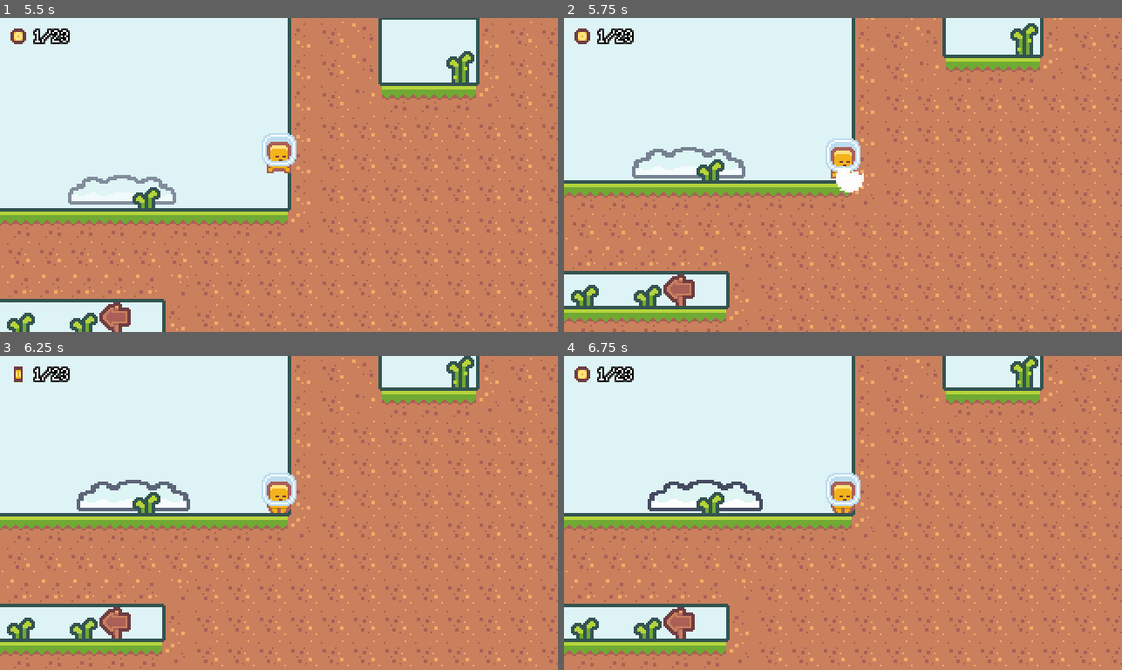
Above: before the commit, frames 1-4 (two rows, left to right).
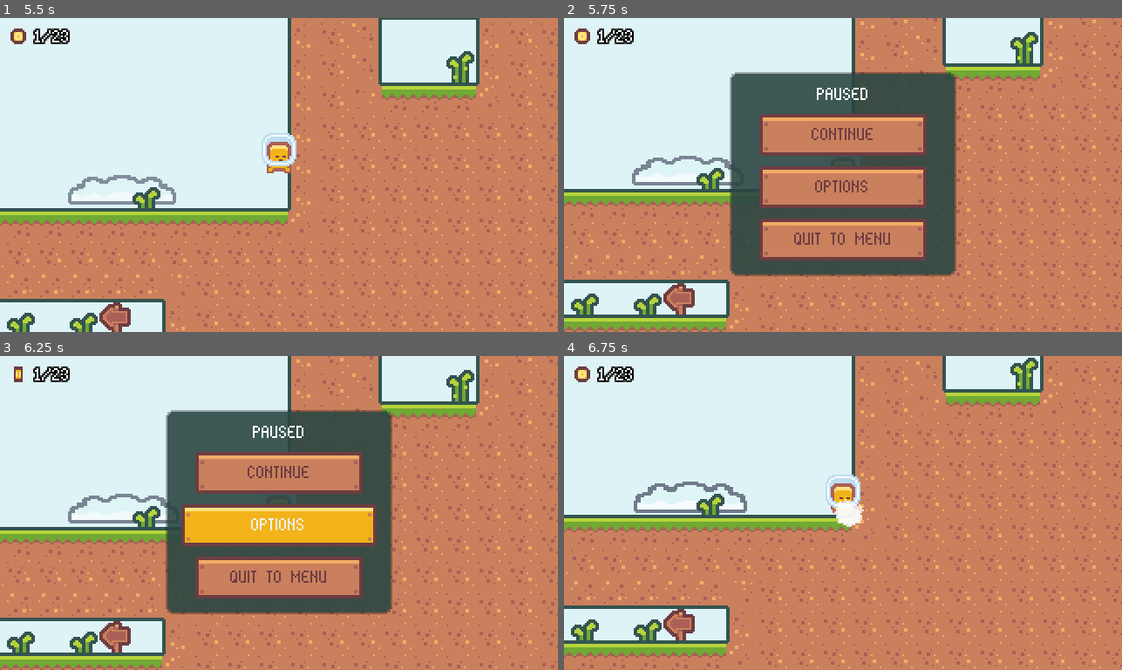
Above: after the commit, the same moments.

Repository: Yrainyw/2D-Platformer
Game: Godot game, scene res://Scenes/UI/mainMenu.tscn
Two runs of this game, one before a commit and one after it. Both use one fixed random seed, a clock stepped at 60 frames per second and the inputs below.
Inputs (mouse positions are in pixels of both pictures, inside the frame that each line leads up to):
- Up to frame 1 (5.5 s): click "OPTIONS" at 0.5 s; click "PLAY" at 1.25 s; move the mouse to (401, 159) at 2.02 s; hold D (move_right) 2.03-3.53 s; tap K (dash) every 0.75 s from 2.1 to 5.1 s; tap J (jump) at 2.27, 3.02, 4.52, 5.27 s; move the mouse to (167, 190) at 2.77 s; move the mouse to (334, 105) at 3.52 s; hold A (move_left) 3.53-4.28 s; move the mouse to (251, 237) at 4.27 s; hold D (move_right) from 4.28 s (still down); move the mouse to (446, 222) at 5.02 s
- Up to frame 2 (5.75 s): keep holding D (move_right); tap Escape (pause, bound only after the commit) at 5.65 s
- Up to frame 3 (6.25 s): release D (move_right) at 5.75 s; click (279, 525) at 5.75 s, where only the run after the commit has a clickable "OPTIONS"
- Up to frame 4 (6.75 s): click (843, 472) at 6.5 s, where only the run after the commit has a clickable "CONTINUE"

Frame 1 is identical in both runs. In frame 2, 36% of the frame differs, in the area x 0-100%, y 0-100%; in frame 3, 39%; in frame 4, 11%.

Commit message:
Pause Menu

Diff:
--- /dev/null
+++ b/Scenes/UI/pauseMenu.tscn
@@ -0,0 +1,96 @@
+[gd_scene load_steps=5 format=2]
+
+[ext_resource path="res://Scenes/UI/animatedButton.tscn" type="PackedScene" id=1]
+[ext_resource path="res://Scripts/animatedButton.gd" type="Script" id=2]
+[ext_resource path="res://Resources/theme.tres" type="Theme" id=3]
+[ext_resource path="res://Scripts/pauseMenu.gd" type="Script" id=4]
+
+[node name="PauseMenu" type="CanvasLayer"]
+pause_mode = 2
+script = ExtResource( 4 )
+
+[node name="MarginContainer" type="MarginContainer" parent="."]
+anchor_right = 1.0
+anchor_bottom = 1.0
+theme = ExtResource( 3 )
+__meta__ = {
+"_edit_use_anchors_": false
+}
+
+[node name="PanelContainer" type="PanelContainer" parent="MarginContainer"]
+margin_left = 96.0
+margin_top = 32.0
+margin_right = 224.0
+margin_bottom = 147.0
+size_flags_horizontal = 4
+size_flags_vertical = 4
+
+[node name="MarginContainer" type="MarginContainer" parent="MarginContainer/PanelContainer"]
+margin_right = 128.0
+margin_bottom = 115.0
+custom_constants/margin_right = 8
+custom_constants/margin_top = 8
+custom_constants/margin_left = 8
+custom_constants/margin_bottom = 8
+
+[node name="VBoxContainer" type="VBoxContainer" parent="MarginContainer/PanelContainer/MarginContainer"]
+margin_left = 8.0
+margin_top = 8.0
+margin_right = 120.0
+margin_bottom = 107.0
+rect_min_size = Vector2( 112, 0 )
+custom_constants/separation = 6
+
+[node name="Label" type="Label" parent="MarginContainer/PanelContainer/MarginContainer/VBoxContainer"]
+margin_right = 112.0
+margin_bottom = 9.0
+text = "PAUSED"
+align = 1
+
+[node name="ContinueButton" type="Button" parent="MarginContainer/PanelContainer/MarginContainer/VBoxContainer" instance=ExtResource( 1 )]
+margin_left = 8.0
+margin_top = 15.0
+margin_right = 104.0
+margin_bottom = 39.0
+rect_min_size = Vector2( 96, 24 )
+rect_pivot_offset = Vector2( 48, 12 )
+size_flags_horizontal = 4
+size_flags_vertical = 0
+theme = ExtResource( 3 )
+text = "CONTINUE"
+script = ExtResource( 2 )
+__meta__ = {
+"_edit_use_anchors_": false
+}
+
+[node name="OptionsButton" type="Button" parent="MarginContainer/PanelContainer/MarginContainer/VBoxContainer" instance=ExtResource( 1 )]
+margin_left = 8.0
+margin_top = 45.0
+margin_right = 104.0
+margin_bottom = 69.0
+rect_min_size = Vector2( 96, 24 )
+rect_pivot_offset = Vector2( 48, 12 )
+size_flags_horizontal = 4
+size_flags_vertical = 0
+theme = ExtResource( 3 )
+text = "OPTIONS"
+script = ExtResource( 2 )
+__meta__ = {
+"_edit_use_anchors_": false
+}
+
+[node name="QuitButton" type="Button" parent="MarginContainer/PanelContainer/MarginContainer/VBoxContainer" instance=ExtResource( 1 )]
+margin_left = 8.0
+margin_top = 75.0
+margin_right = 104.0
+margin_bottom = 99.0
+rect_min_size = Vector2( 96, 24 )
+rect_pivot_offset = Vector2( 48, 12 )
+size_flags_horizontal = 4
+size_flags_vertical = 0
+theme = ExtResource( 3 )
+text = "QUIT TO MENU"
+script = ExtResource( 2 )
+__meta__ = {
+"_edit_use_anchors_": false
+}
--- a/Scripts/animatedButton.gd
+++ b/Scripts/animatedButton.gd
@@ -6,7 +6,7 @@
 	connect("pressed", self, "on_pressed")
 
 
-func _process(delta):
+func _process(_delta):
 	rect_pivot_offset = rect_min_size / 2
 
 
--- a/Scripts/baseLevel.gd
+++ b/Scripts/baseLevel.gd
@@ -5,6 +5,7 @@
 export (PackedScene) var levelCompleteScene
 
 var playerScene = preload("res://Scenes/Player.tscn")
+var pauseScene = preload("res://Scenes/UI/pauseMenu.tscn")
 
 var spawnPosition = Vector2.ZERO
 var currentPlayerNode = null
@@ -19,6 +20,12 @@
 	coin_total_changed(get_tree().get_nodes_in_group("coin").size())
 
 	$Flag.connect("player_won", self, "on_player_won")
+
+
+func _unhandled_input(event):
+	if (event.is_action_pressed("pause")):
+		var pauseInstance = pauseScene.instance()
+		add_child(pauseInstance)
 
 
 func coin_collected():
--- /dev/null
+++ b/Scripts/pauseMenu.gd
@@ -0,0 +1,36 @@
+extends CanvasLayer
+
+onready var continueButton = $MarginContainer/PanelContainer/MarginContainer/VBoxContainer/ContinueButton
+onready var optionsButton = $MarginContainer/PanelContainer/MarginContainer/VBoxContainer/OptionsButton
+onready var quitButton = $MarginContainer/PanelContainer/MarginContainer/VBoxContainer/QuitButton
+
+
+func _ready():
+	continueButton.connect("pressed", self, "on_continue_pressed")
+	optionsButton.connect("pressed", self, "on_options_pressed")
+	quitButton.connect("pressed", self, "on_quit_pressed")
+	get_tree().paused = true
+
+
+func _unhandled_input(event):
+	if (event.is_action_pressed("pause")):
+		unpaused()
+		get_tree().set_input_as_handled()
+
+
+func unpaused():
+	queue_free()
+	get_tree().paused = false
+
+
+func on_continue_pressed():
+	unpaused()
+
+
+func on_options_pressed():
+	pass
+
+
+func on_quit_pressed():
+	$"/root/ScreenTransitionManager".transition_to_scene("res://Scenes/UI/mainMenu.tscn")
+	unpaused()
--- a/project.godot
+++ b/project.godot
@@ -78,6 +78,11 @@
 , Object(InputEventKey,"resource_local_to_scene":false,"resource_name":"","device":0,"alt":false,"shift":false,"control":false,"meta":false,"command":false,"pressed":false,"scancode":16777237,"unicode":0,"echo":false,"script":null)
  ]
 }
+pause={
+"deadzone": 0.5,
+"events": [ Object(InputEventKey,"resource_local_to_scene":false,"resource_name":"","device":0,"alt":false,"shift":false,"control":false,"meta":false,"command":false,"pressed":false,"scancode":16777217,"unicode":0,"echo":false,"script":null)
+ ]
+}
 
 [layer_names]
 
